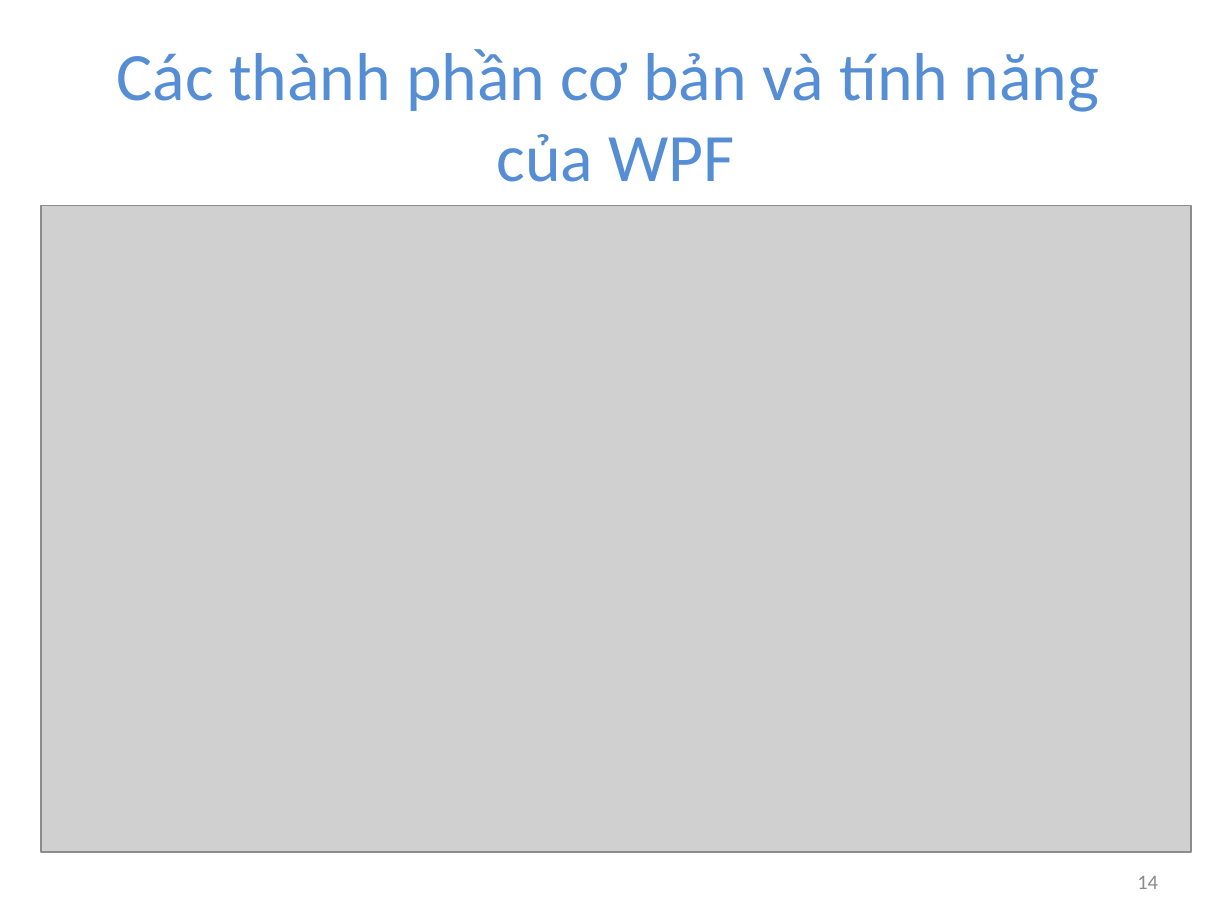
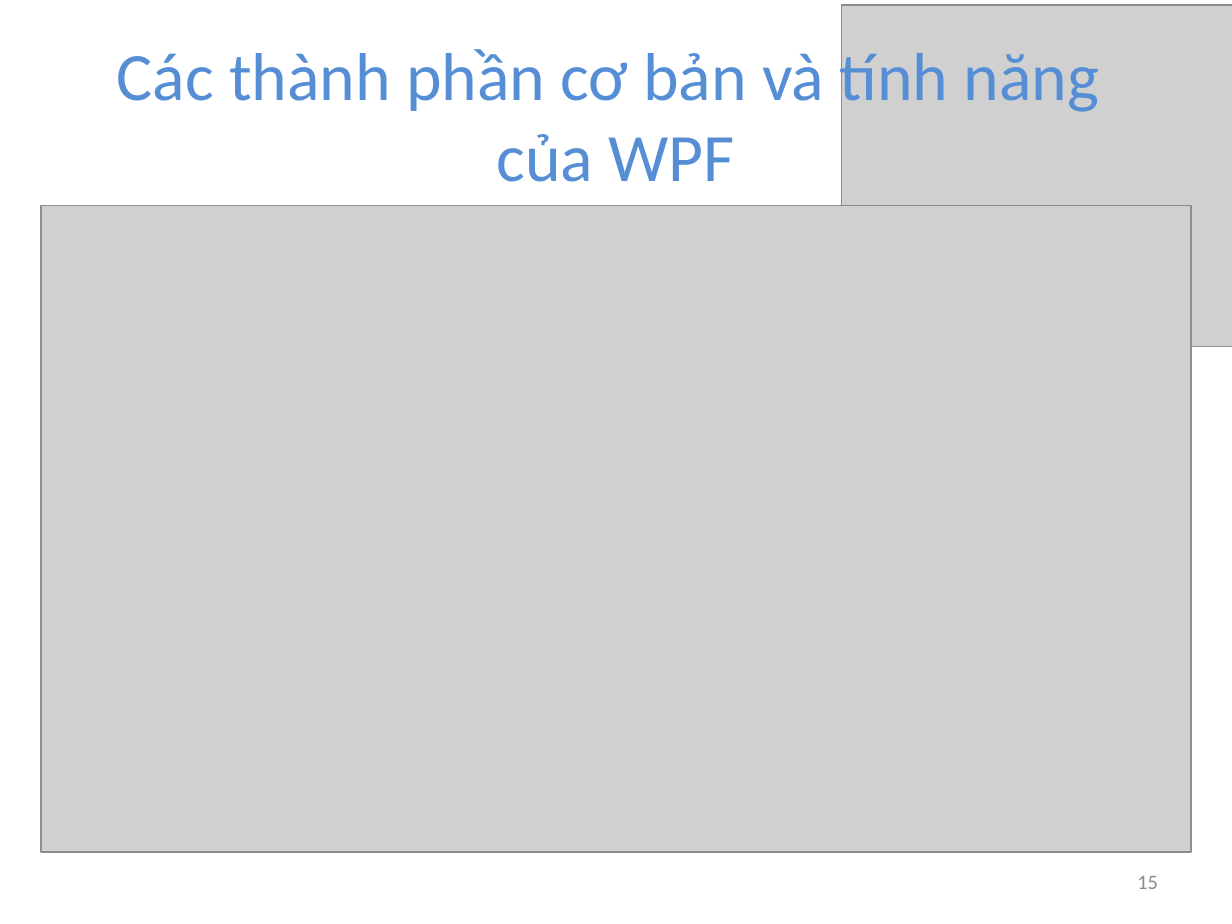
Before and after one commit to phandinhphivan/Phan-Dinh-Phi-Van, a slide deck: slide 15 of WPF.pptx (slide 14 before the commit). Drawn at 1232x924 pixels with LibreOffice and Linux fonts; fonts in the diff are those of the drawing; grey boxes stand for pictures. Boxes give left, top, right and bottom in pixels: in the first picture for what was removed or moved away, otherwise in the second. Text is boxed around its words. In the diff, an @@ line names an element or a change of style, - is before the commit and + after.

```diff
--- a/WPF.pptx
+++ b/WPF.pptx
@@ picture added at [841, 5, 1232, 346] @@
@@ page number at [1137, 876, 1158, 889]: text changed @@
-14
+15
```
Also in this commit, not shown: 13 other slides changed, 3 slides added.
